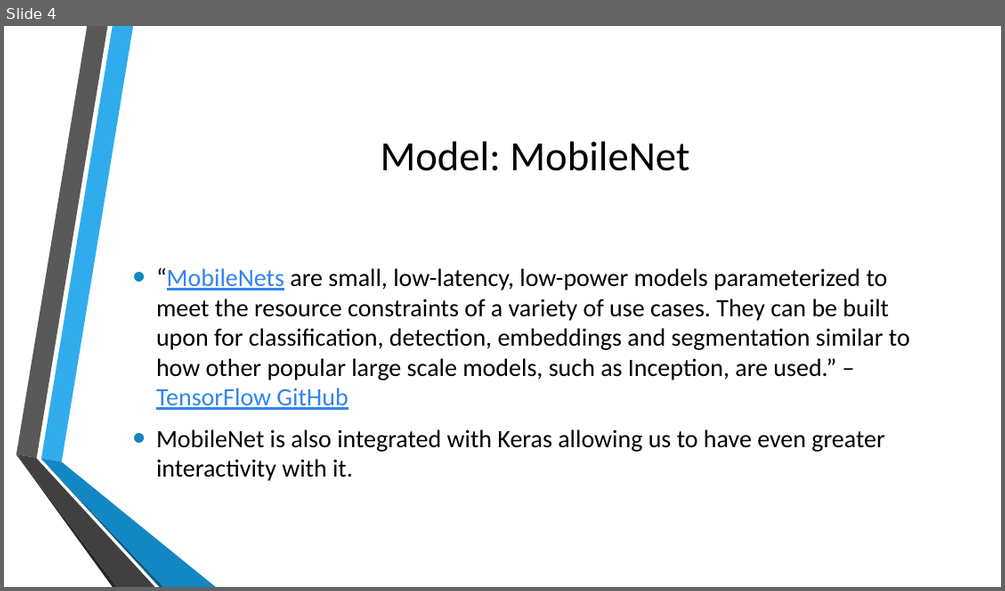
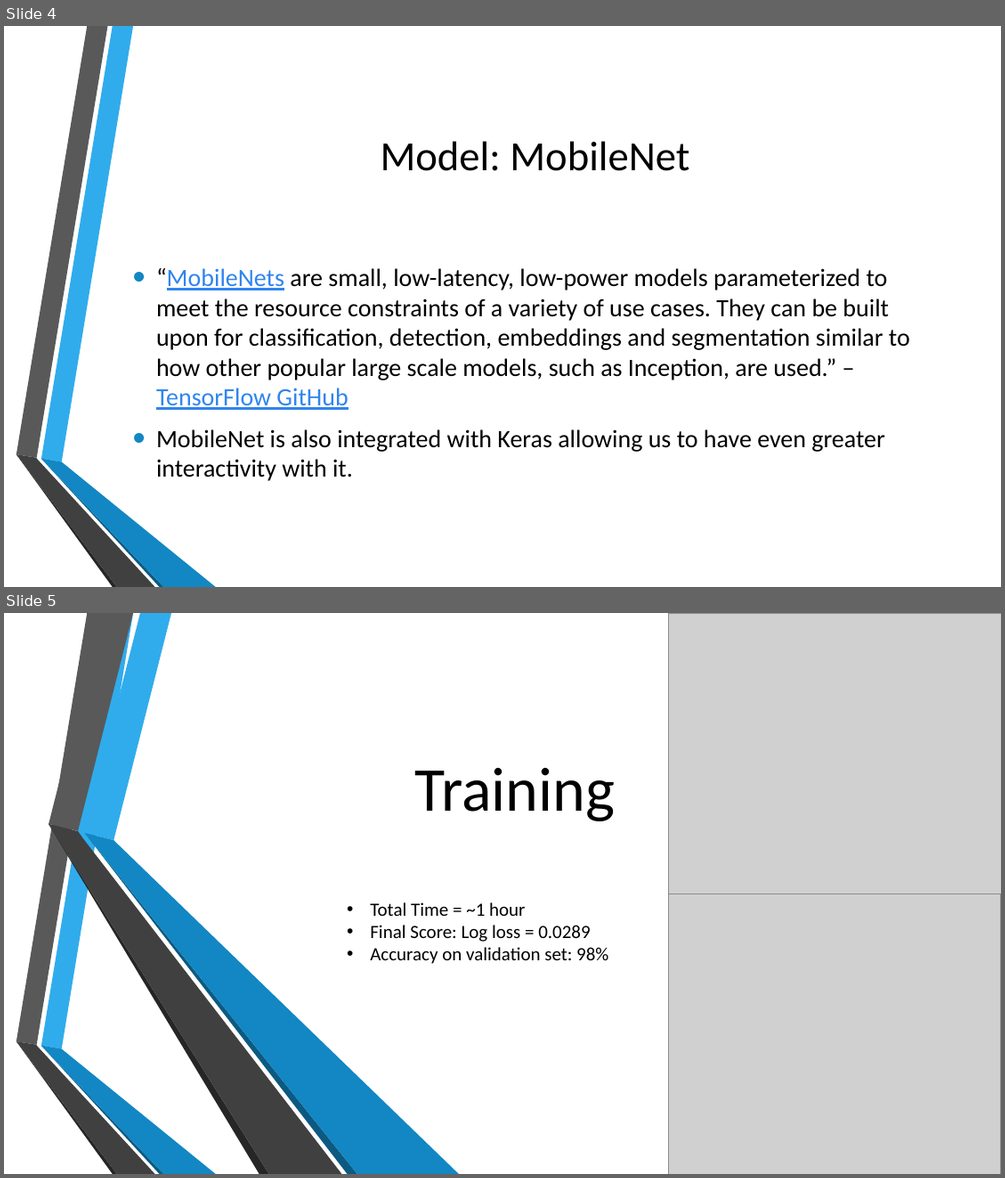
Before and after one commit to dc2629/Starcraft-2-Unit-Recognition, a slide deck: Starcraft-2-Unit-Recognition.pptx. Shown one above the other, each under a label of ours: slide 4 before the commit, slides 4 and 5 after it. The pictures are 1005x591 and 1005x1178 pixels, drawn with LibreOffice and Linux fonts; fonts in the diff are those of the drawing; grey boxes stand for pictures; background and template pictures are left out. Boxes give left, top, right and bottom in pixels: in the first picture for what was removed or moved away, otherwise in the second. Text is boxed around its words. In the diff, an @@ line names an element or a change of style, - is before the commit and + after.

```diff
--- a/Starcraft-2-Unit-Recognition.pptx
+++ b/Starcraft-2-Unit-Recognition.pptx
@@ slide 5 added at [4, 613, 1001, 1174], background picture (left out); not listed: 6 template elements that a slide beside it also shows @@
@@ picture added at [669, 613, 1001, 893] @@
@@ title added at [415, 768, 615, 821], 60 pt, text #000000 @@
+Training
@@ group added at [48, 613, 460, 1174]: 6 freeform shapes @@
@@ text added at [370, 902, 608, 964], 18 pt, text #000000 @@
+• Total Time = ~1 hour
+• Final Score: Log loss = 0.0289
+• Accuracy on validation set: 98%
@@ picture added at [669, 893, 1001, 1174] @@
```
Also in this commit, not shown: 1 slide changed, 2 other slides added.
